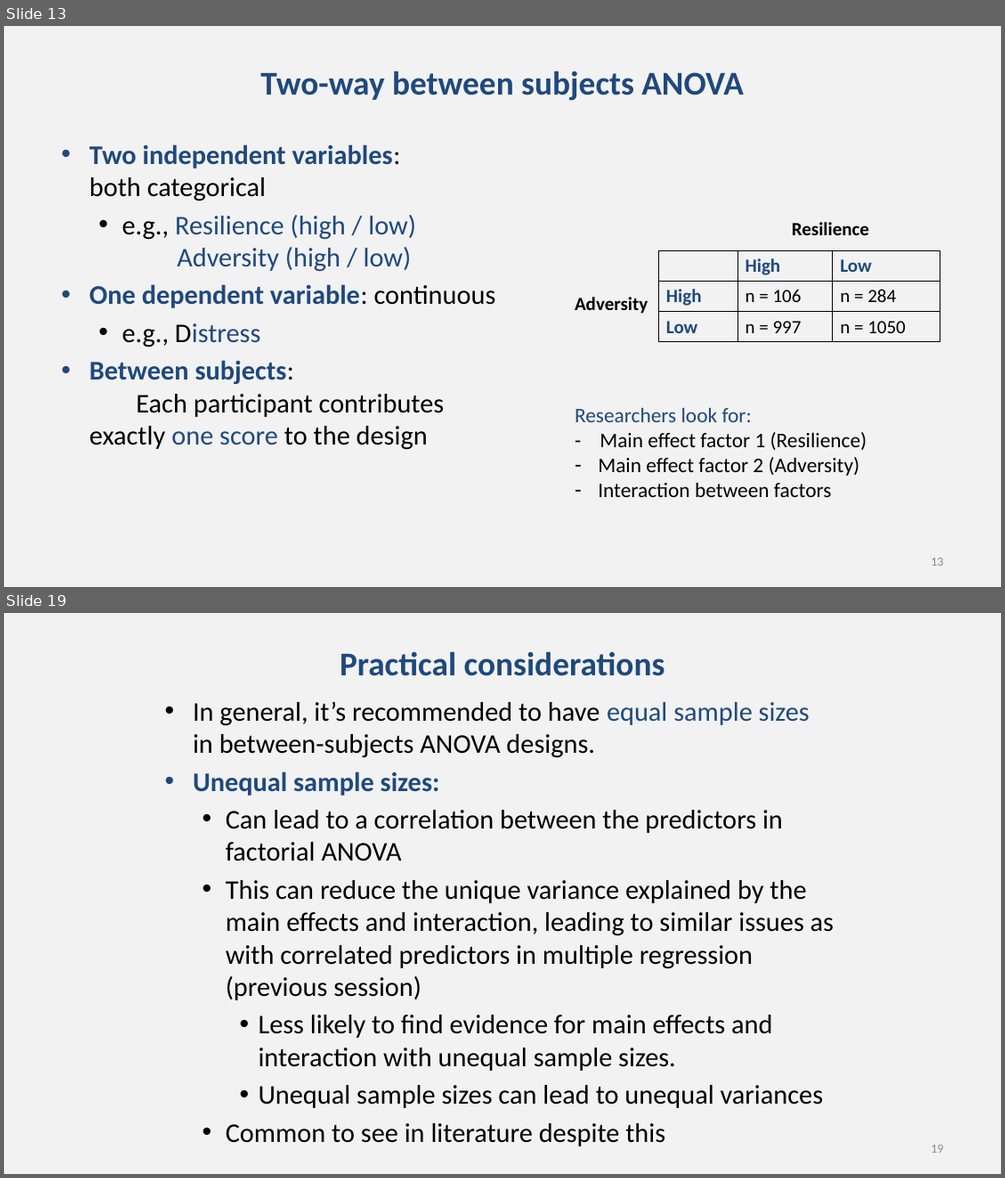
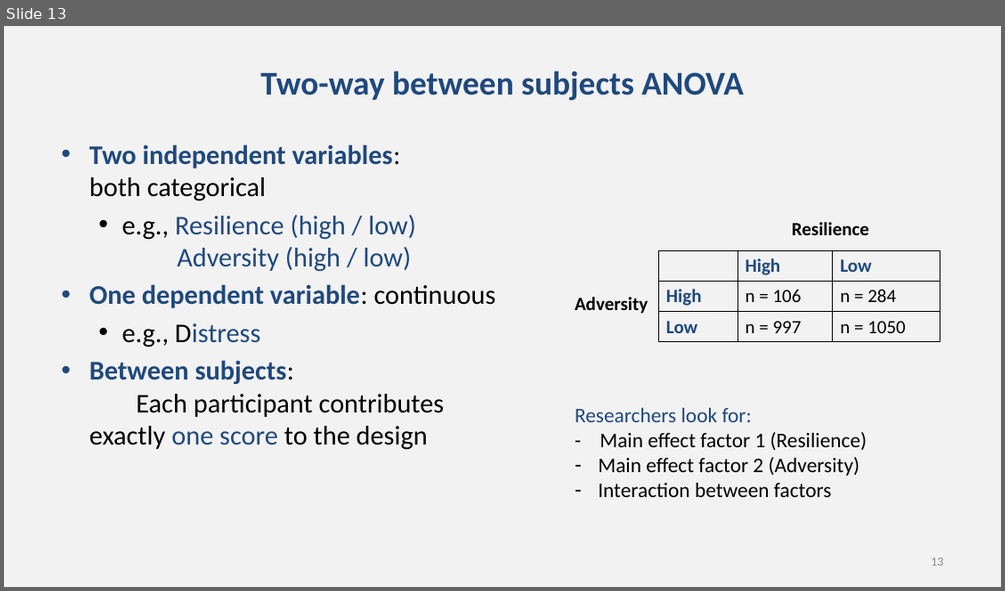
Before and after one commit to chrisjberry/datafluencyCB, a slide deck: docs/slides/PSYC753_L3_ANOVA_1.pptx. Shown one above the other, each under a label of ours: slides 13 and 19 before the commit, slide 13 after it; the slides between them are not shown. The pictures are 1005x1178 and 1005x591 pixels, drawn with LibreOffice and Linux fonts; fonts in the diff are those of the drawing. Boxes give left, top, right and bottom in pixels: in the first picture for what was removed or moved away, otherwise in the second. Text is boxed around its words. In the diff, an @@ line names an element or a change of style, - is before the commit and + after.

```diff
--- a/docs/slides/PSYC753_L3_ANOVA_1.pptx
+++ b/docs/slides/PSYC753_L3_ANOVA_1.pptx
@@ slide 19 removed at (4, 613, 1001, 1174), background #F2F2F2 @@
@@ title removed at (340, 651, 665, 676) @@
-Practical considerations
@@ text removed at (193, 702, 833, 1108) @@
-• In general, it’s recommended to have equal sample sizes in between-subjects ANOVA designs.
-• Unequal sample sizes:
-  • Can lead to a correlation between the predictors in factorial ANOVA
-  • This can reduce the unique variance explained by the main effects and interaction, leading to similar issues as with correlated predictors in multiple regression (previous session)
-    • Less likely to find evidence for main effects and interaction with unequal sample sizes.
-    • Unequal sample sizes can lead to unequal variances
-  • Common to see in literature despite this
@@ page number removed at (930, 1144, 943, 1152) @@
-19
```
Also in this commit, not shown: 10 slides changed, 2 slides added.
